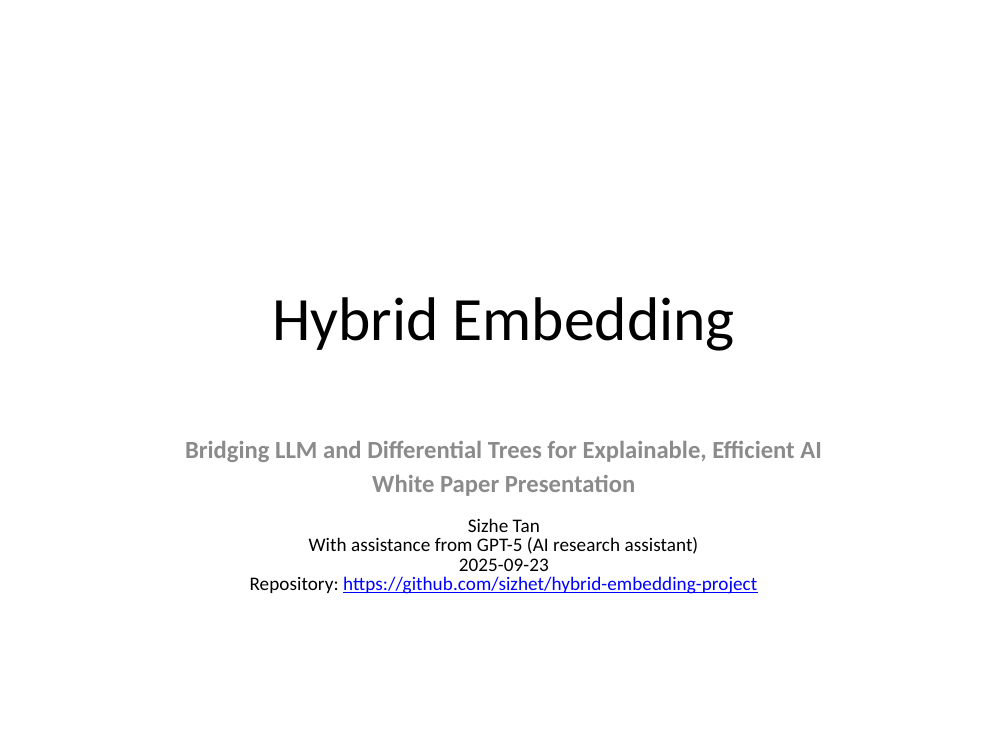
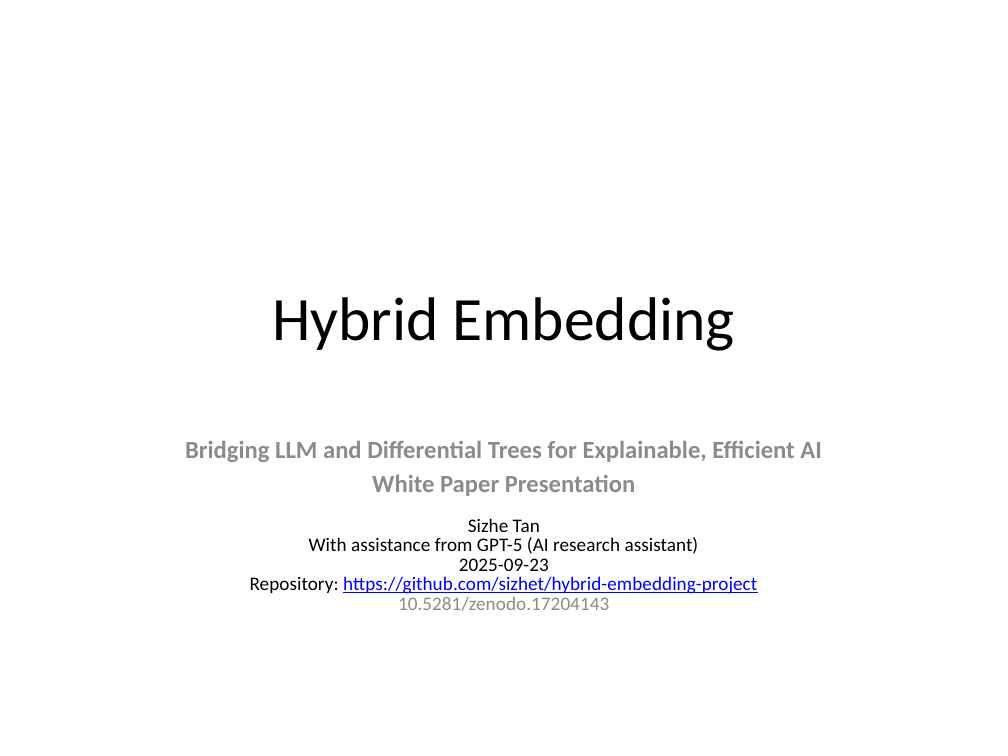
Before and after one commit to sizhet/hybrid-embedding-project, a slide deck: slide 1 of hybrid_embedding_presentation_with_diagrams.pptx. Drawn at 1008x756 pixels with LibreOffice and Linux fonts; fonts in the diff are those of the drawing. Boxes give left, top, right and bottom in pixels: in the first picture for what was removed or moved away, otherwise in the second. Text is boxed around its words. In the diff, an @@ line names an element or a change of style, - is before the commit and + after.

```diff
--- a/hybrid_embedding_presentation_with_diagrams.pptx
+++ b/hybrid_embedding_presentation_with_diagrams.pptx
@@ subtitle at (398, 597, 609, 611): paragraph added @@
+10.5281/zenodo.17204143
```
Also in this commit, not shown: 1 other slide changed, 3 other files.
